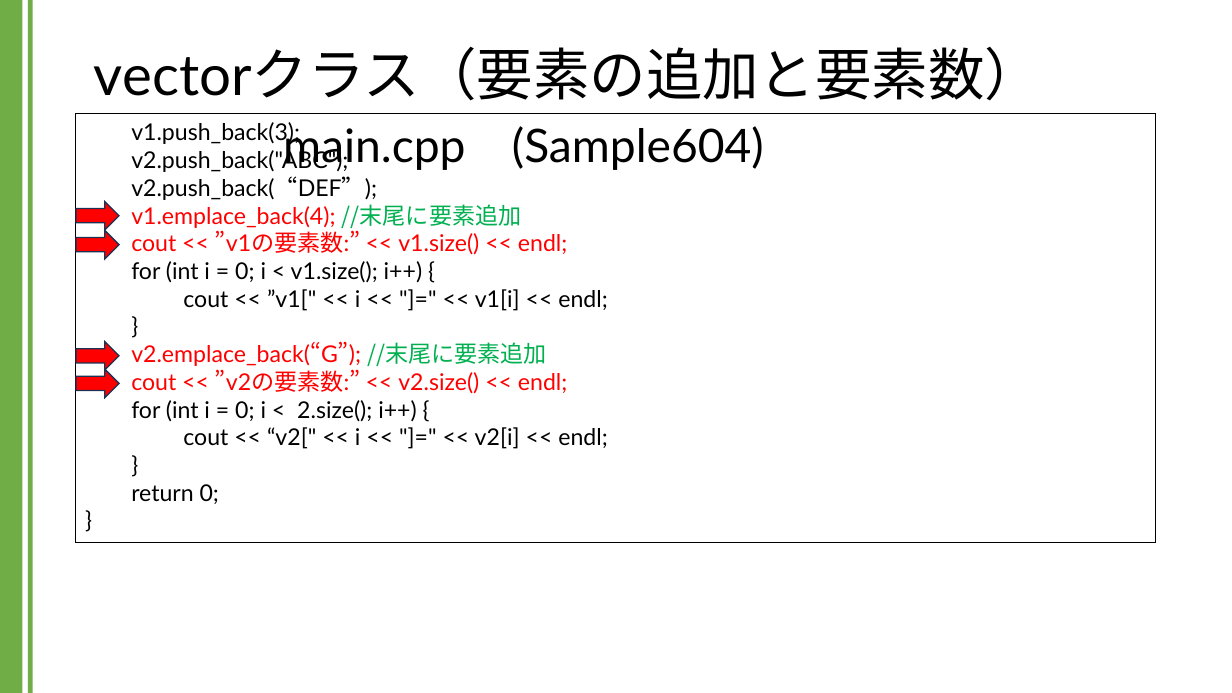
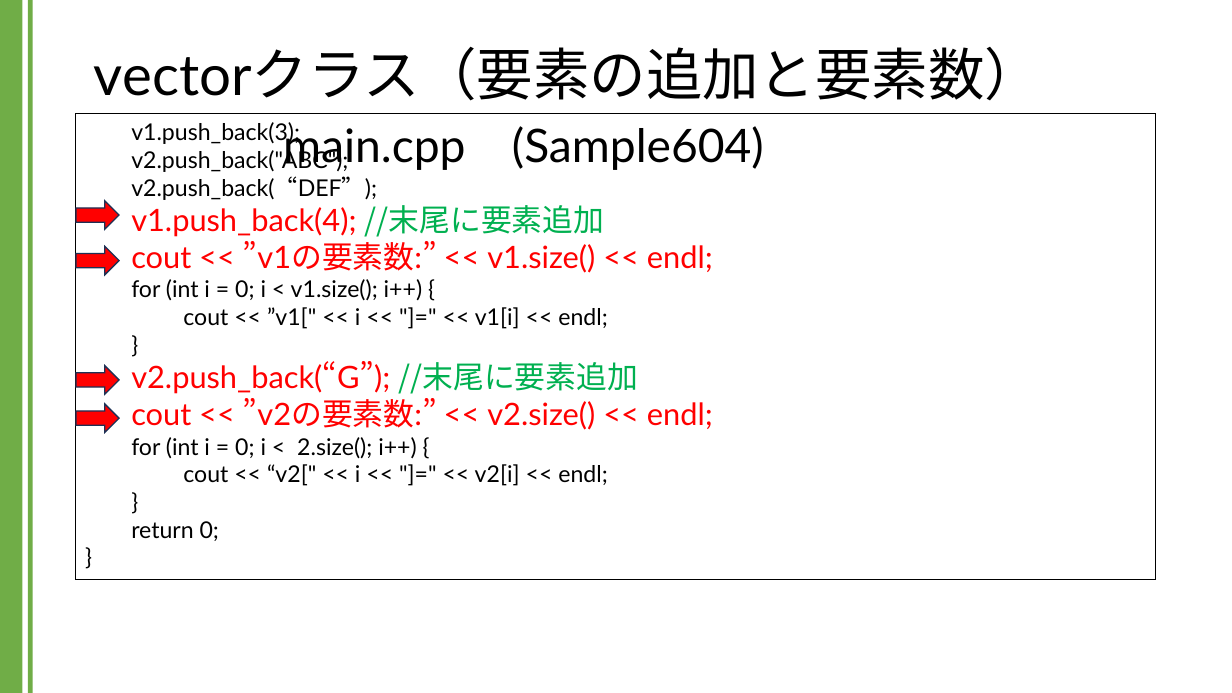
Before and after one commit to kic-murata/cpp2024, a slide deck: slide 17 of 授業資料/講義資料：Vectorクラス.pptx (slide 14 before the commit). Drawn at 1232x693 pixels with LibreOffice and Linux fonts; fonts in the diff are those of the drawing. Boxes give left, top, right and bottom in pixels: in the first picture for what was removed or moved away, otherwise in the second. Text is boxed around its words. In the diff, an @@ line names an element or a change of style, - is before the commit and + after.

```diff
--- a/授業資料/講義資料：Vectorクラス.pptx
+++ b/授業資料/講義資料：Vectorクラス.pptx
@@ rectangle "v1.push_back(3);": place and size @@
-rectangle "v1.push_back(3);" at [76, 114, 1156, 543]
+rectangle "v1.push_back(3);" at [76, 114, 1156, 580]
@@ text in rectangle at [131, 176, 605, 237]: text changed; size 18 to 24 pt @@
-v2.push_back(“DEF”);
-v1.emplace_back(4); //末尾に要素追加
+v2.push_back(“DEF”);
+v1.push_back(4); //末尾に要素追加
@@ right arrow: place and size @@
-right arrow at [76, 230, 119, 259]
+right arrow at [76, 247, 119, 275]
@@ text in rectangle at [131, 241, 713, 430]: size 18 to 24 pt in "cout << ”v1の要素数:” << v1.size() << endl;", "cout << ”v2の要素数:” << v2.size() << endl;" @@
@@ right arrow: place and size @@
-right arrow at [76, 370, 119, 398]
+right arrow at [76, 366, 119, 395]
@@ text in rectangle at [131, 361, 638, 394]: text changed; size 18 to 24 pt @@
-}
-v2.emplace_back(“G”); //末尾に要素追加
+}
+v2.push_back(“G”); //末尾に要素追加
@@ right arrow: place and size @@
-right arrow at [76, 342, 119, 371]
+right arrow at [76, 404, 119, 433]
```
Also in this commit, not shown: 21 other slides changed, 3 slides added, 1 other file.
